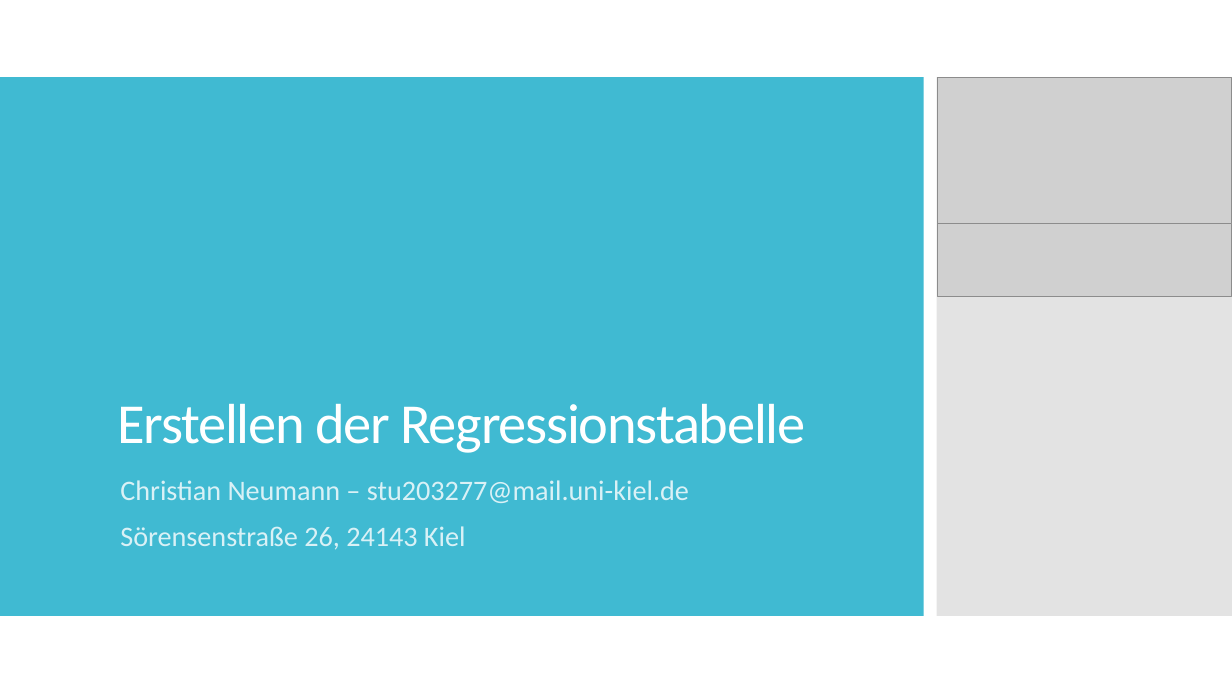
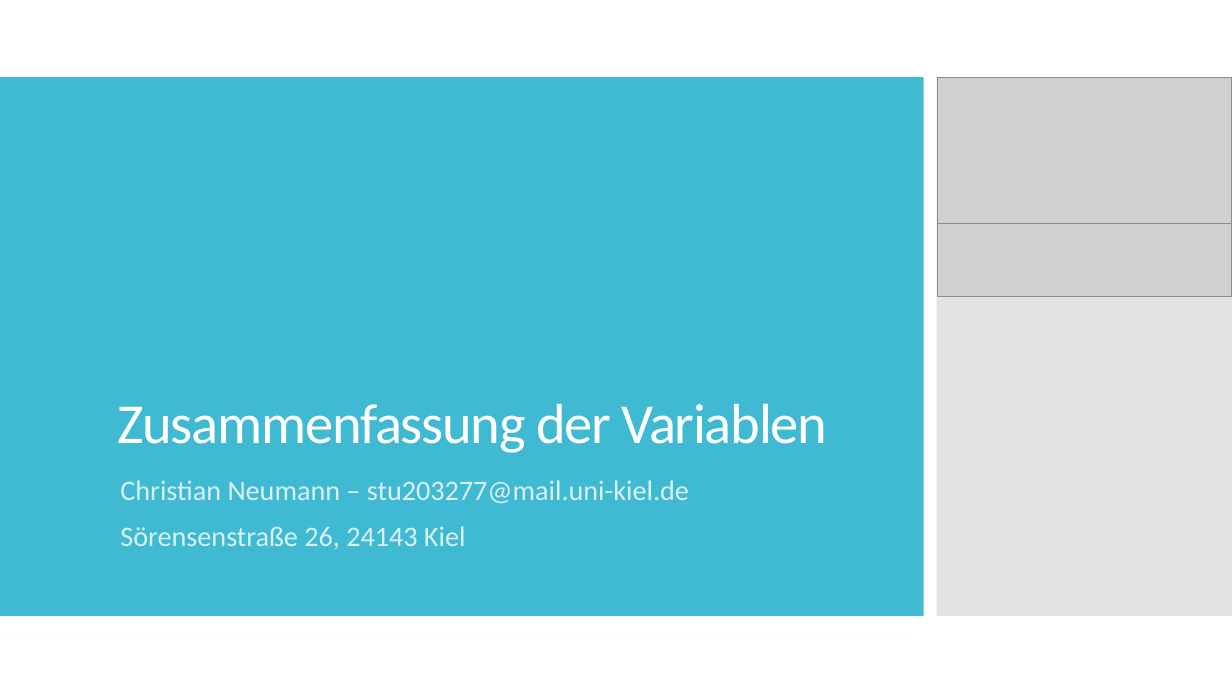
Before and after one commit to christianneumannCAU/Master-CAU, a slide deck: slide 13 of 03_exposé/Results.pptx (slide 7 before the commit). Drawn at 1232x693 pixels with LibreOffice and Linux fonts; fonts in the diff are those of the drawing; grey boxes stand for pictures. Boxes give left, top, right and bottom in pixels: in the first picture for what was removed or moved away, otherwise in the second. Text is boxed around its words. In the diff, an @@ line names an element or a change of style, - is before the commit and + after.

```diff
--- a/03_exposé/Results.pptx
+++ b/03_exposé/Results.pptx
@@ title at (x1=117, y1=404, x2=827, y2=453): text changed @@
-Erstellen der Regressionstabelle
+Zusammenfassung der Variablen
```
Also in this commit, not shown: 6 other slides changed, 13 slides added, 6 slides removed, 15 other files.
